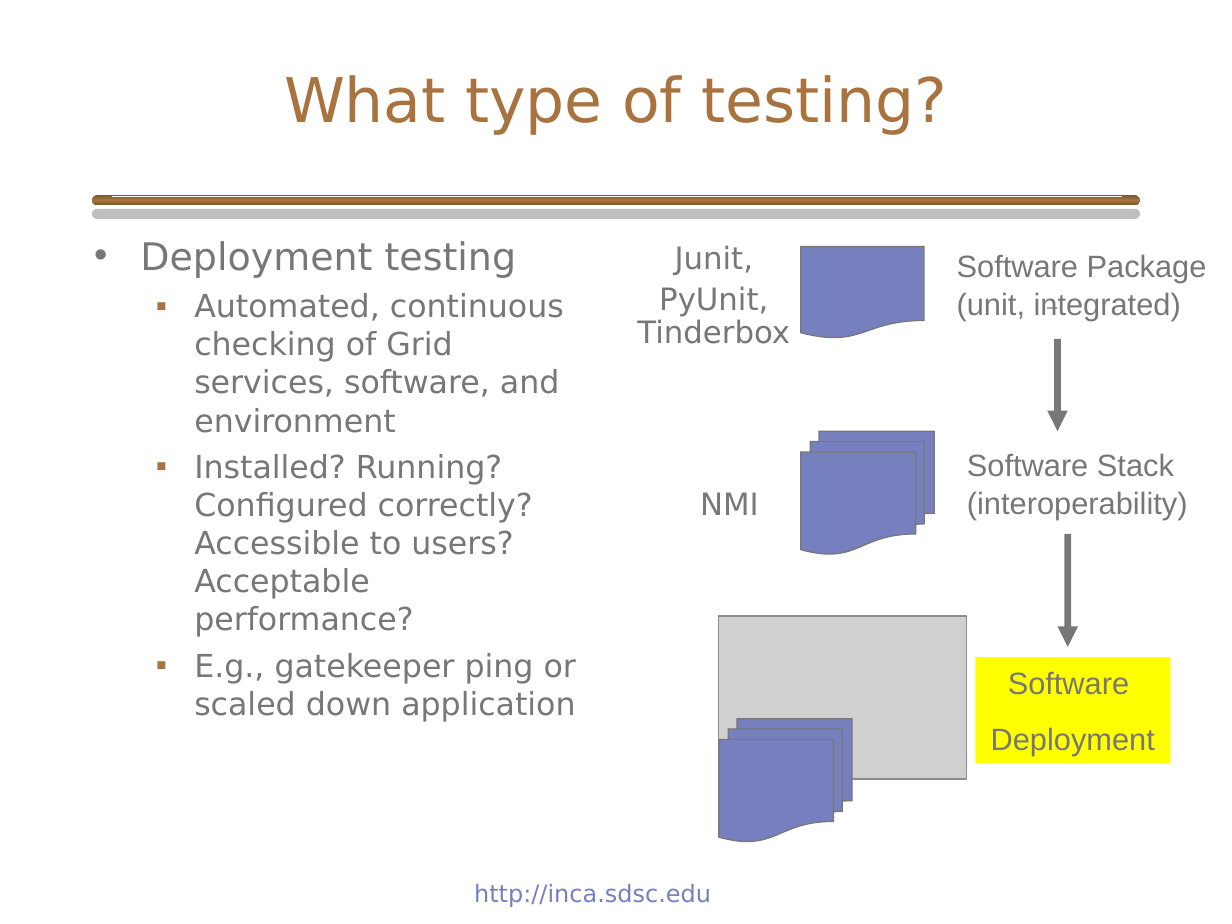
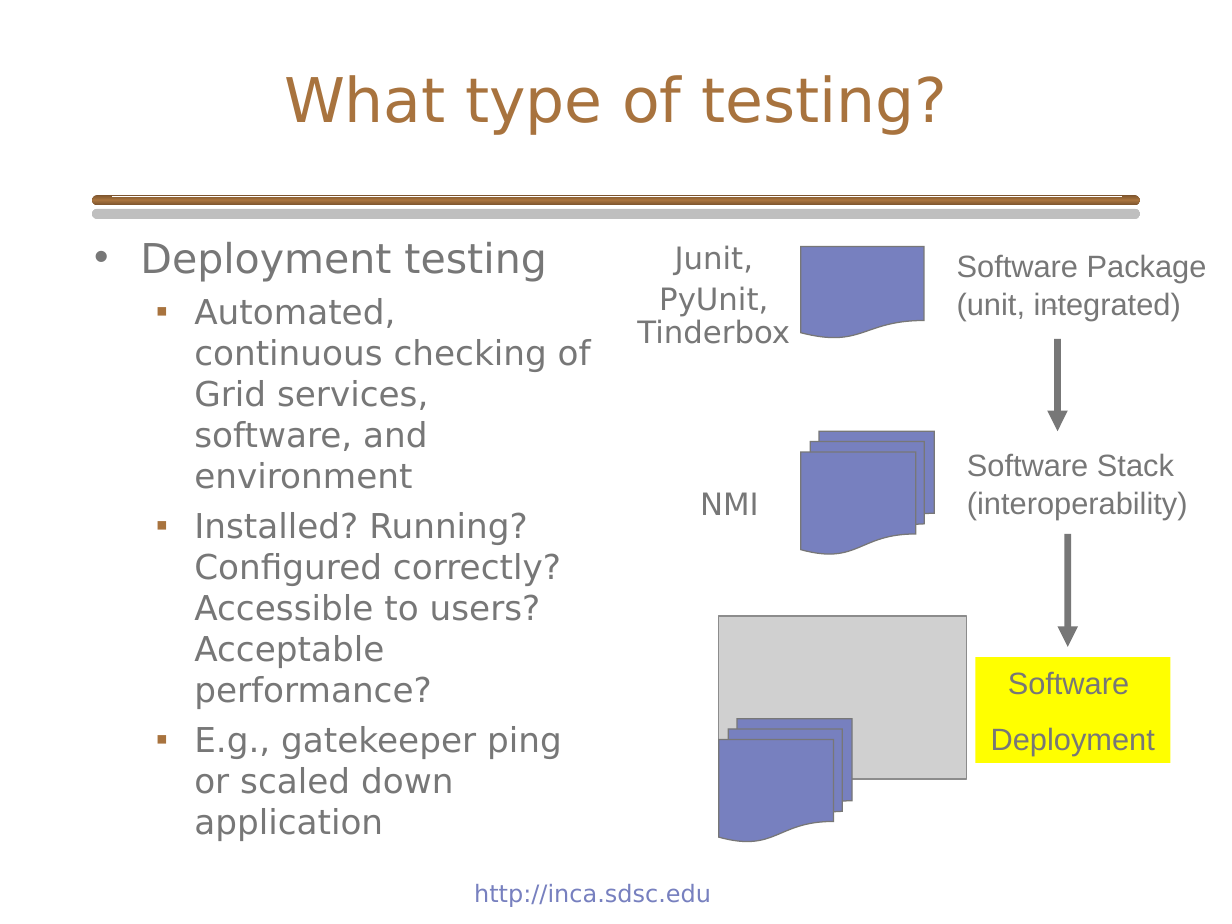
Before and after one commit to IncaProject/inca-xsede, a slide deck: slide 4 of talks/inca_sc05.ppt (slide 5 before the commit). Drawn at 1232x924 pixels with LibreOffice and Linux fonts; fonts in the diff are those of the drawing; grey boxes stand for pictures; background and template pictures are left out. Boxes give left, top, right and bottom in pixels: in the first picture for what was removed or moved away, otherwise in the second. Text is boxed around its words. In the diff, an @@ line names an element or a change of style, - is before the commit and + after.

```diff
--- a/talks/inca_sc05.ppt
+++ b/talks/inca_sc05.ppt
@@ text "Deployment testing" at (140, 242, 591, 841): size 22.2 to 24 pt in "Deployment testing"; size 18.5 to 20 pt @@
```
Also in this commit, not shown: 9 other slides changed, 3 slides added, 2 slides removed.
